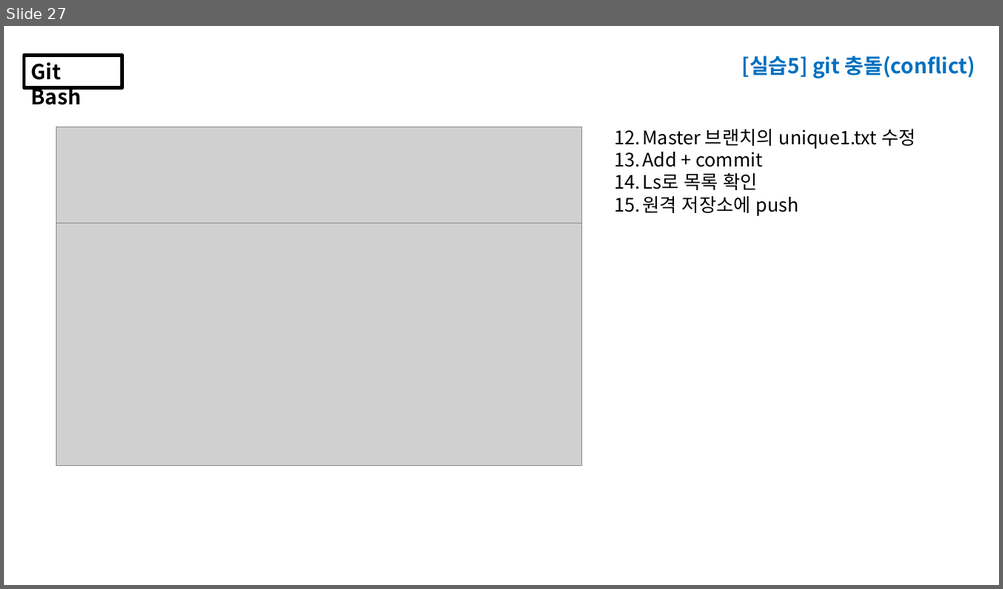
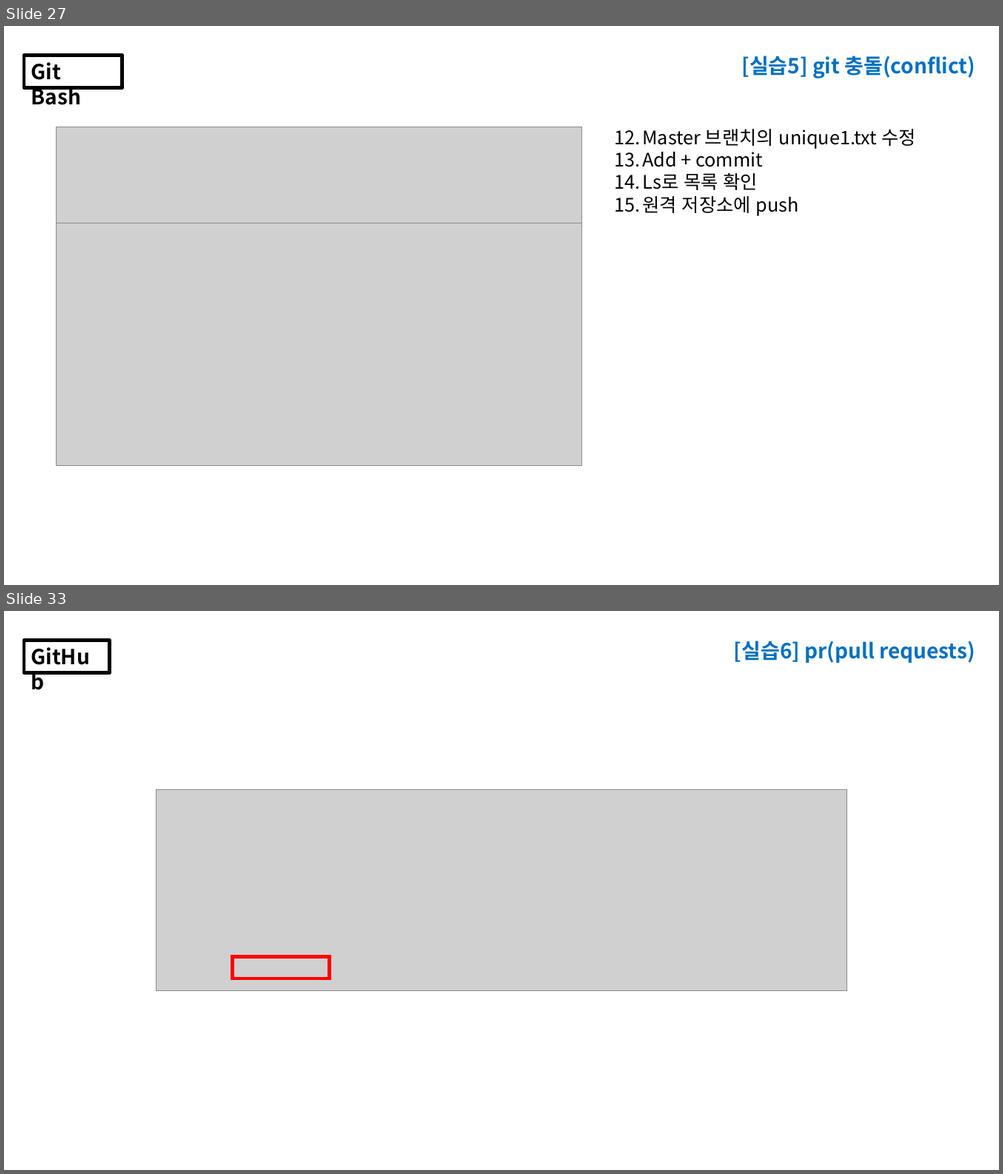
Before and after one commit to heyJSH/Study_lecture-note, a slide deck: 24.01.17_lecture note.pptx. Shown one above the other, each under a label of ours: slide 27 before the commit, slides 27 and 33 after it; the slides between them are not shown. The pictures are 1003x589 and 1003x1174 pixels, drawn with LibreOffice and Linux fonts; fonts in the diff are those of the drawing; grey boxes stand for pictures. Boxes give left, top, right and bottom in pixels: in the first picture for what was removed or moved away, otherwise in the second. Text is boxed around its words. In the diff, an @@ line names an element or a change of style, - is before the commit and + after.

```diff
--- a/24.01.17_lecture note.pptx
+++ b/24.01.17_lecture note.pptx
@@ slide 33 added at <box>4,611,999,1170</box>, background #FFFFFF @@
@@ rectangle added at <box>24,640,110,673</box>, outline #000000 3 pt, 20 pt, text #000000, bold @@
+GitHub
@@ text added at <box>734,641,975,663</box>, 20 pt, text #0070C0, bold @@
+[실습6] pr(pull requests)
@@ picture added at <box>156,790,846,991</box> @@
@@ rectangle added at <box>233,957,330,979</box>, outline #FF0000 3 pt @@
```
Also in this commit, not shown: 5 other slides added.
